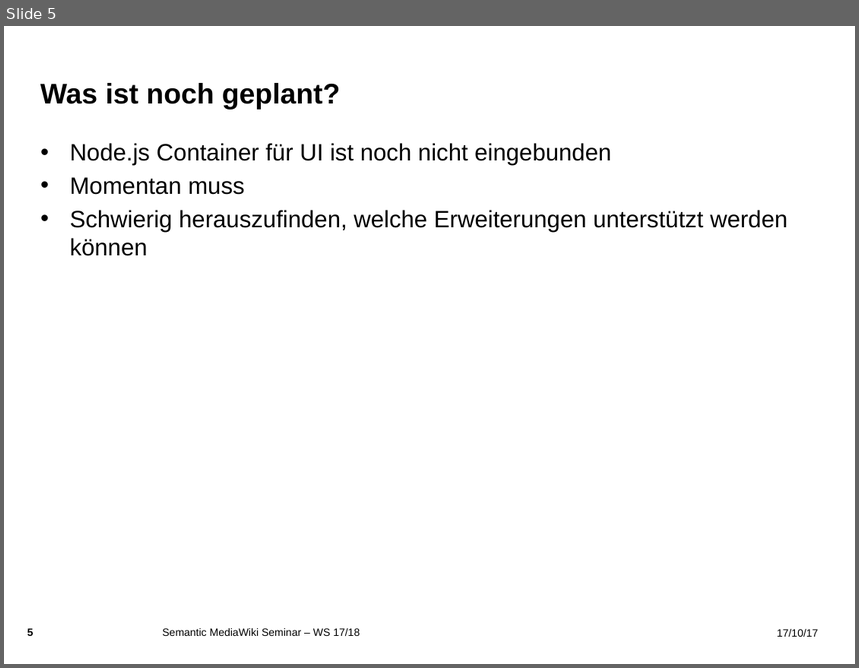
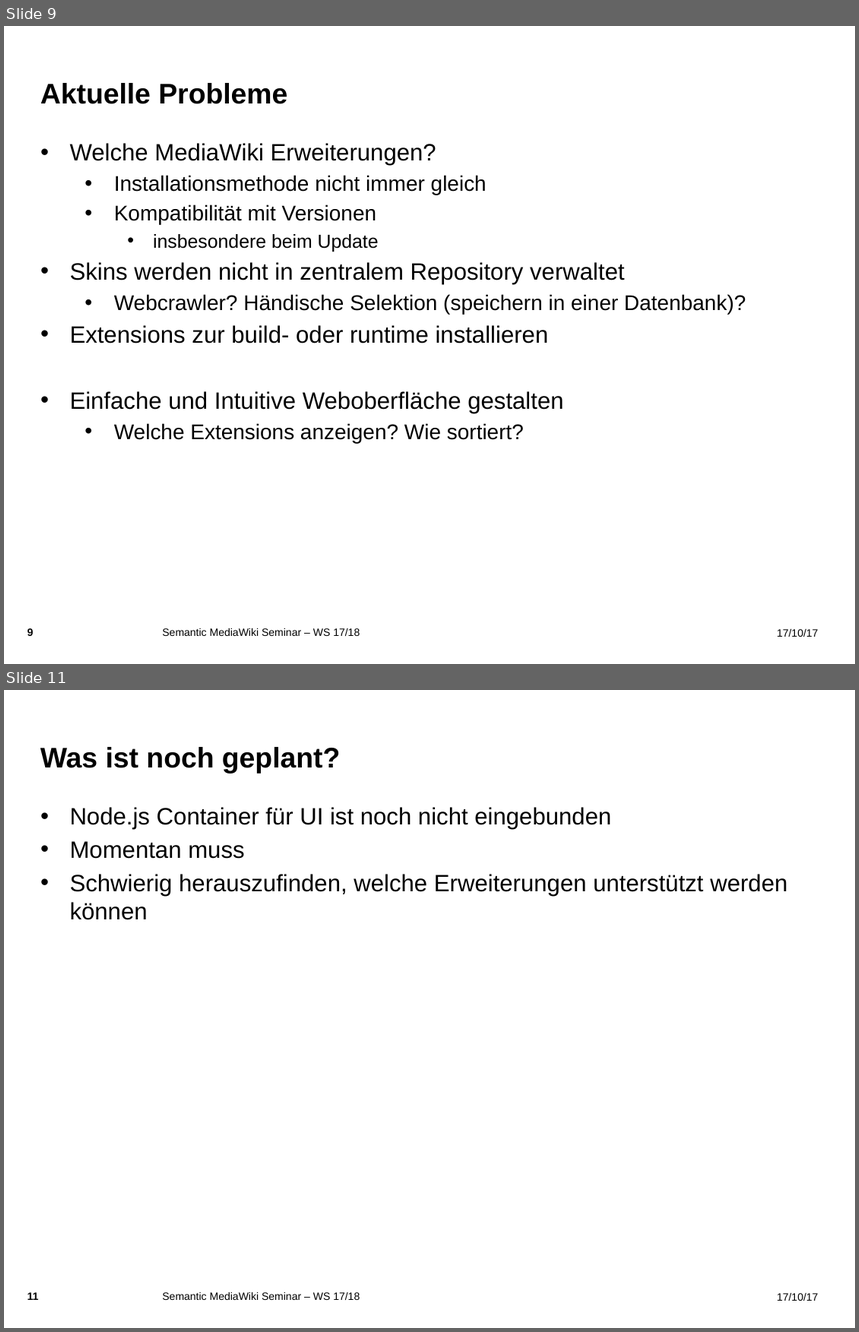
Before and after one commit to RaphaelManke/smw-docker, a slide deck: Zwischenpräsentation.pptx. Shown one above the other, each under a label of ours: slide 5 before the commit, slides 9 and 11 after it; the slides between them are not shown. The pictures are 859x668 and 859x1332 pixels, drawn with LibreOffice and Linux fonts; fonts in the diff are those of the drawing; background and template pictures are left out. Boxes give left, top, right and bottom in pixels: in the first picture for what was removed or moved away, otherwise in the second. Text is boxed around its words. In the diff, an @@ line names an element or a change of style, - is before the commit and + after.

```diff
--- a/Zwischenpräsentation.pptx
+++ b/Zwischenpräsentation.pptx
@@ slide 9 added at bbox=[4, 26, 855, 664], background picture (left out); not listed: 2 template elements that a slide beside it also shows @@
@@ title added at bbox=[40, 83, 287, 104], 24 pt, text #000000, bold @@
+Aktuelle Probleme
@@ text added at bbox=[70, 143, 746, 443], 20 pt, text #000000 @@
+• Welche MediaWiki Erweiterungen?
+  • Installationsmethode nicht immer gleich
+  • Kompatibilität mit Versionen
+    • insbesondere beim Update
+• Skins werden nicht in zentralem Repository verwaltet
+  • Webcrawler? Händische Selektion (speichern in einer Datenbank)?
+• Extensions zur build- oder runtime installieren
+• Einfache und Intuitive Weboberfläche gestalten
+  • Welche Extensions anzeigen? Wie sortiert?
@@ text added at bbox=[162, 629, 360, 636], 9 pt, text #000000 @@
+Semantic MediaWiki Seminar – WS 17/18
@@ what was slide 5 is now slide 11 @@
@@ page number at bbox=[28, 1293, 39, 1300]: text changed @@
-5
+11
```
Also in this commit, not shown: 2 slides changed, 5 other slides added.
